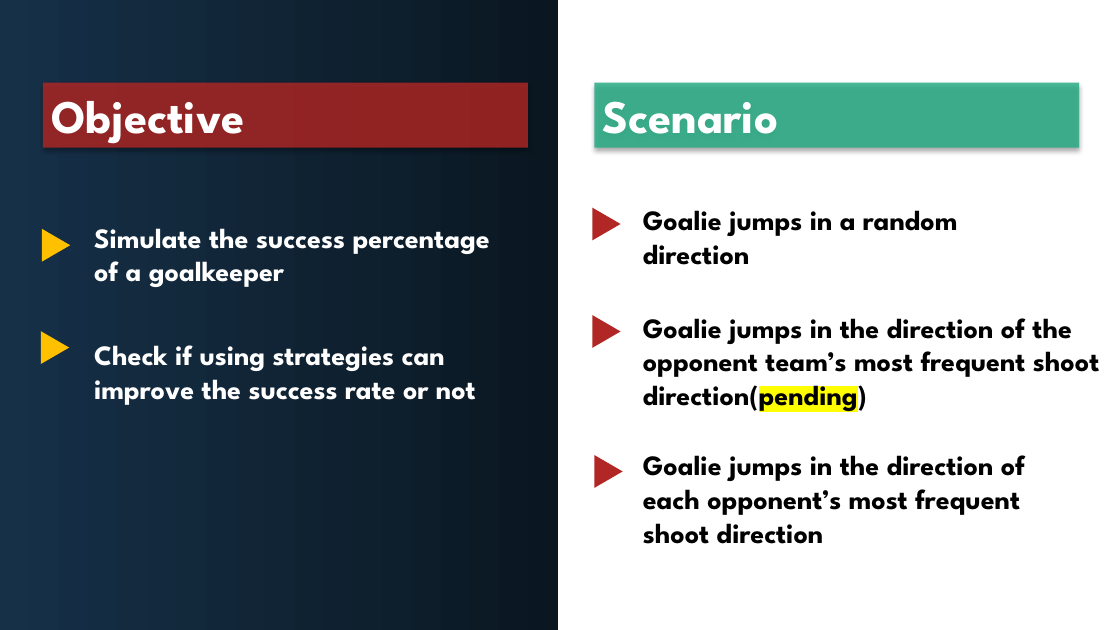
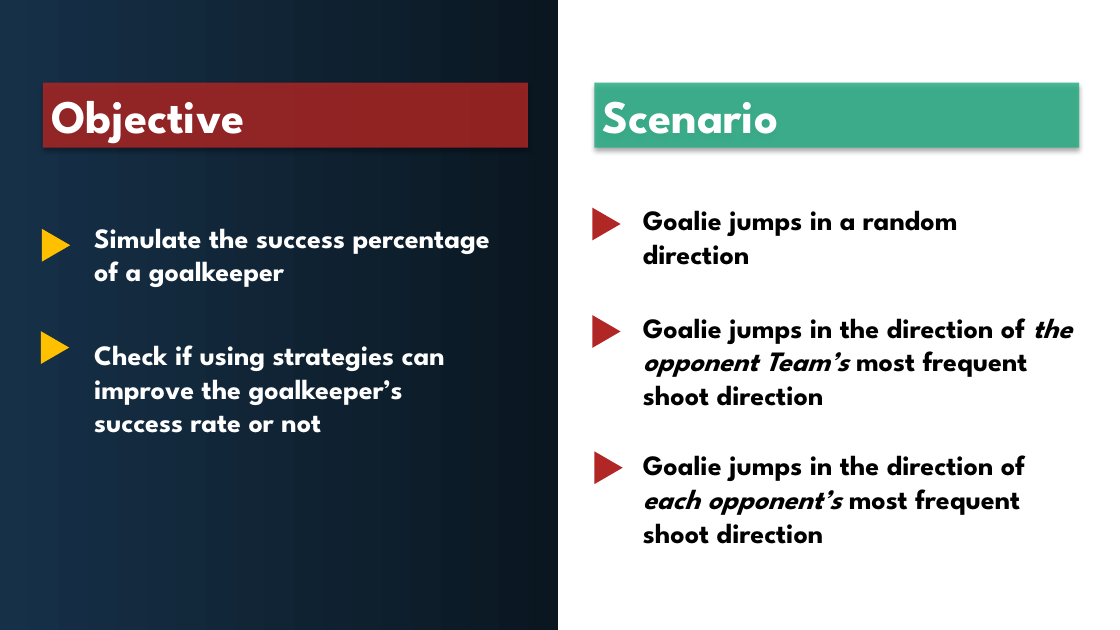
Before and after one commit to saloneeshah/Final-Project, a slide deck: slide 3 of Goalkeepr Success Rate Slide.pptx. Drawn at 1120x630 pixels with LibreOffice and Linux fonts; fonts in the diff are those of the drawing. Boxes give left, top, right and bottom in pixels: in the first picture for what was removed or moved away, otherwise in the second. Text is boxed around its words. In the diff, an @@ line names an element or a change of style, - is before the commit and + after.

```diff
--- a/Goalkeepr Success Rate Slide.pptx
+++ b/Goalkeepr Success Rate Slide.pptx
@@ text at [643,318,1073,406]: text changed @@
-Goalie jumps in the direction of the opponent team’s most frequent shoot direction(pending)
+Goalie jumps in the direction of the opponent Team’s most frequent shoot direction
@@ text at [94,345,445,433]: text changed @@
-Check if using strategies can improve the success rate or not
+Check if using strategies can improve the goalkeeper’s success rate or not
@@ text "Goalie jumps in the direction ..." at [643,455,1025,544]: italic on in "each opponent’s" @@
@@ triangle: place and size @@
-triangle at [594,455,623,488]
+triangle at [594,452,623,484]
```
Also in this commit, not shown: 4 other slides changed.
